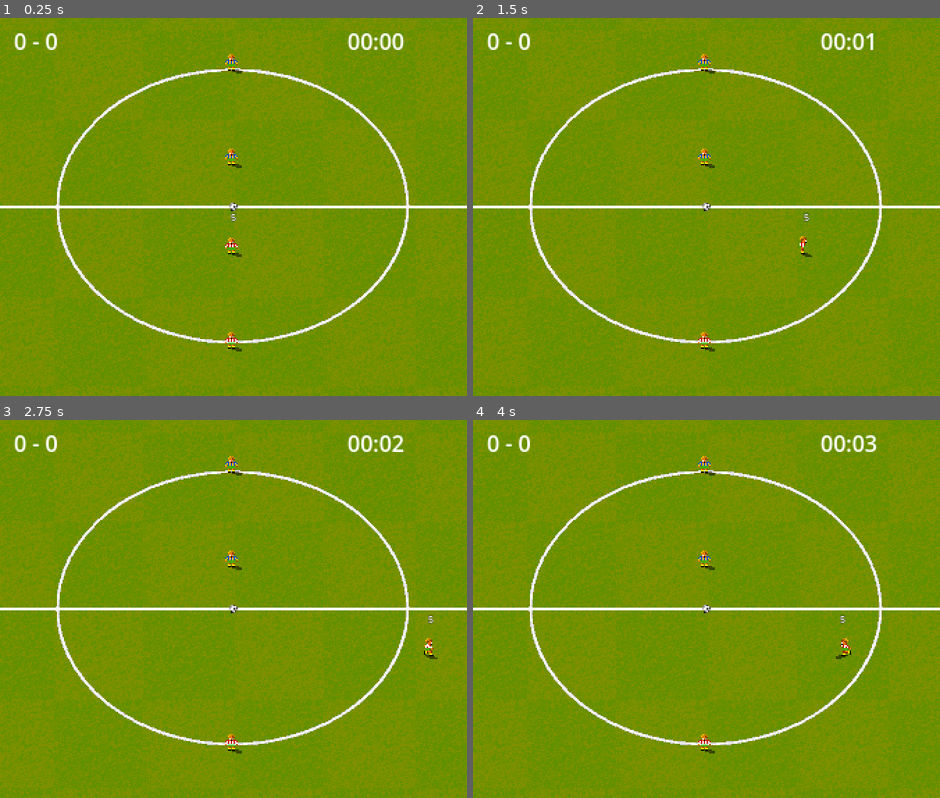
Above: before the commit, frames 1-4 (two rows, left to right).
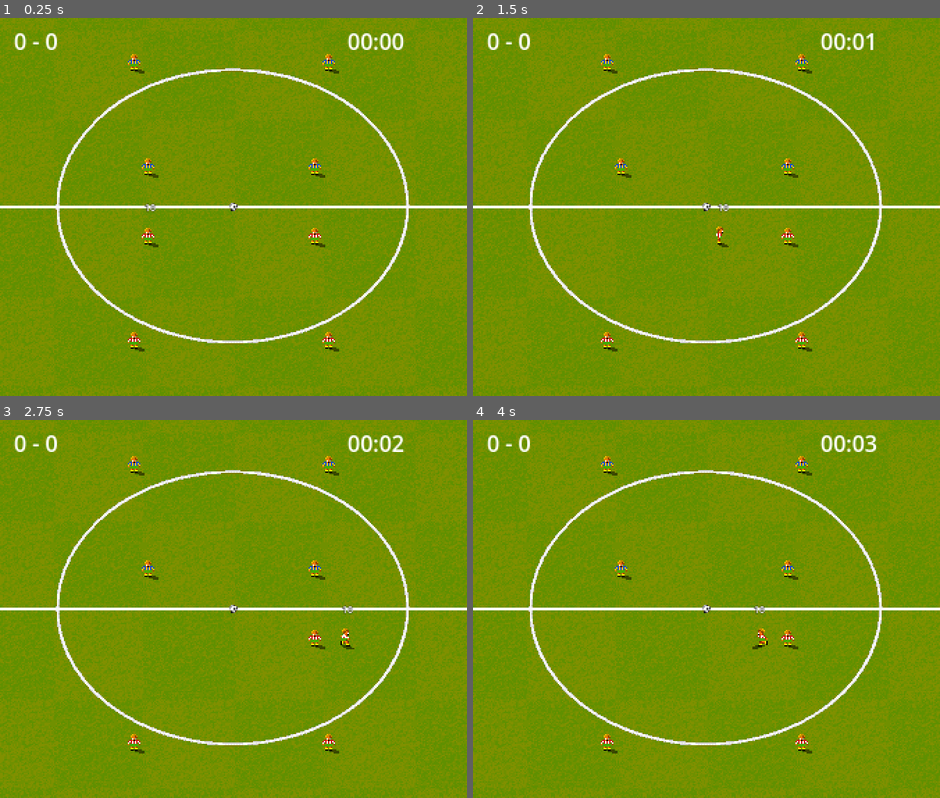
Above: after the commit, the same moments.

Repository: lord-nibbler-ohana/football-2-0
Game: Godot game, scene res://scenes/main.tscn
The game is run twice, just before and just after one commit, with the same random seed, the same clock (stepped at 60 frames per second) and the same inputs.
Inputs (mouse positions are in pixels of both pictures, inside the frame that each line leads up to):
- Up to frame 1 (0.25 s): no input
- Up to frame 2 (1.5 s): tap Enter at 0.5 s; move the mouse to (809, 188) at 0.52 s; hold Right (move_right) 0.53-1.25 s; hold Space (action_kick) 0.53-1.25 s; click (809, 188) at 0.67 s; drag from (613, 225) to (683, 282) at 1.27 s
- Up to frame 3 (2.75 s): tap Space (action_kick) at 2 s; move the mouse to (280, 525) at 2.02 s; hold Right (move_right) from 2.03 s (still down); tap Alt at 2.1 s
- Up to frame 4 (4 s): release Right (move_right) at 2.75 s; drag from (683, 684) to (566, 552) at 2.77 s; tap Enter at 3.5 s; move the mouse to (846, 665) at 3.52 s; hold Left (move_left) from 3.53 s (still down); hold 1 from 3.53 s (still down)

The runs differ from the first frame. In frame 1, 1.1% of the frame differs, in the area x 27-73%, y 9-89%; in frame 2, 1.0%; in frame 3, 1.1%; in frame 4, 1.1%.

Commit message:
Add 11v11 formation system with player roles for AI
Replace hardcoded 5-player positions with a FormationPure data class
providing 4 formations (4-4-2, 4-5-1, 4-3-3, 5-4-1) with 11 positions
each. Each position has a role enum (GK, CB, LB, RB, SW, LWB, RWB, DM,
CM, LM, RM, AM, LW, RW, CF, SS) that will drive AI behavior. Away team
positions are Y-mirrored from home. Formation is selectable per team via
an export enum in the editor.

Co-Authored-By: Claude Opus 4.6 (1M context) <noreply@anthropic.com>

Diff:
--- /dev/null
+++ b/scripts/formation_pure.gd
@@ -0,0 +1,142 @@
+class_name FormationPure
+extends RefCounted
+## Formation data — role definitions and position tables for each formation.
+## Pure logic class: no Node or scene tree dependencies.
+
+## Player roles — used by AI for positioning and decision-making.
+enum Role {
+	GOALKEEPER,
+	CENTER_BACK,
+	LEFT_BACK,
+	RIGHT_BACK,
+	SWEEPER,
+	LEFT_WING_BACK,
+	RIGHT_WING_BACK,
+	DEFENSIVE_MID,
+	CENTER_MID,
+	LEFT_MID,
+	RIGHT_MID,
+	ATTACKING_MID,
+	LEFT_WINGER,
+	RIGHT_WINGER,
+	CENTER_FORWARD,
+	SECOND_STRIKER,
+}
+
+## Formation identifiers.
+enum Formation {
+	F_4_4_2,
+	F_4_5_1,
+	F_4_3_3,
+	F_5_4_1,
+}
+
+## Home team formation positions (attacks upward, GK near bottom goal).
+## Each formation is an Array of 11 Dictionaries: { "role": Role, "position": Vector2 }.
+## Away positions are derived by mirroring Y around pitch center.
+const FORMATIONS := {
+	Formation.F_4_4_2: [
+		{"role": Role.GOALKEEPER, "position": Vector2(300, 660)},
+		{"role": Role.LEFT_BACK, "position": Vector2(100, 560)},
+		{"role": Role.CENTER_BACK, "position": Vector2(230, 560)},
+		{"role": Role.CENTER_BACK, "position": Vector2(370, 560)},
+		{"role": Role.RIGHT_BACK, "position": Vector2(500, 560)},
+		{"role": Role.LEFT_MID, "position": Vector2(100, 460)},
+		{"role": Role.CENTER_MID, "position": Vector2(230, 460)},
+		{"role": Role.CENTER_MID, "position": Vector2(370, 460)},
+		{"role": Role.RIGHT_MID, "position": Vector2(500, 460)},
+		{"role": Role.CENTER_FORWARD, "position": Vector2(240, 385)},
+		{"role": Role.SECOND_STRIKER, "position": Vector2(360, 385)},
+	],
+	Formation.F_4_5_1: [
+		{"role": Role.GOALKEEPER, "position": Vector2(300, 660)},
+		{"role": Role.LEFT_BACK, "position": Vector2(100, 560)},
+		{"role": Role.CENTER_BACK, "position": Vector2(230, 560)},
+		{"role": Role.CENTER_BACK, "position": Vector2(370, 560)},
+		{"role": Role.RIGHT_BACK, "position": Vector2(500, 560)},
+		{"role": Role.LEFT_MID, "position": Vector2(100, 450)},
+		{"role": Role.CENTER_MID, "position": Vector2(220, 470)},
+		{"role": Role.DEFENSIVE_MID, "position": Vector2(300, 490)},
+		{"role": Role.CENTER_MID, "position": Vector2(380, 470)},
+		{"role": Role.RIGHT_MID, "position": Vector2(500, 450)},
+		{"role": Role.CENTER_FORWARD, "position": Vector2(300, 385)},
+	],
+	Formation.F_4_3_3: [
+		{"role": Role.GOALKEEPER, "position": Vector2(300, 660)},
+		{"role": Role.LEFT_BACK, "position": Vector2(100, 560)},
+		{"role": Role.CENTER_BACK, "position": Vector2(230, 560)},
+		{"role": Role.CENTER_BACK, "position": Vector2(370, 560)},
+		{"role": Role.RIGHT_BACK, "position": Vector2(500, 560)},
+		{"role": Role.CENTER_MID, "position": Vector2(200, 465)},
+		{"role": Role.CENTER_MID, "position": Vector2(300, 475)},
+		{"role": Role.CENTER_MID, "position": Vector2(400, 465)},
+		{"role": Role.LEFT_WINGER, "position": Vector2(120, 390)},
+		{"role": Role.CENTER_FORWARD, "position": Vector2(300, 385)},
+		{"role": Role.RIGHT_WINGER, "position": Vector2(480, 390)},
+	],
+	Formation.F_5_4_1: [
+		{"role": Role.GOALKEEPER, "position": Vector2(300, 660)},
+		{"role": Role.LEFT_WING_BACK, "position": Vector2(80, 540)},
+		{"role": Role.CENTER_BACK, "position": Vector2(200, 570)},
+		{"role": Role.SWEEPER, "position": Vector2(300, 590)},
+		{"role": Role.CENTER_BACK, "position": Vector2(400, 570)},
+		{"role": Role.RIGHT_WING_BACK, "position": Vector2(520, 540)},
+		{"role": Role.LEFT_MID, "position": Vector2(130, 450)},
+		{"role": Role.CENTER_MID, "position": Vector2(240, 460)},
+		{"role": Role.CENTER_MID, "position": Vector2(360, 460)},
+		{"role": Role.RIGHT_MID, "position": Vector2(470, 450)},
+		{"role": Role.CENTER_FORWARD, "position": Vector2(300, 385)},
+	],
+}
+
+## Short display names for each role.
+const ROLE_NAMES := {
+	Role.GOALKEEPER: "GK",
+	Role.CENTER_BACK: "CB",
+	Role.LEFT_BACK: "LB",
+	Role.RIGHT_BACK: "RB",
+	Role.SWEEPER: "SW",
+	Role.LEFT_WING_BACK: "LWB",
+	Role.RIGHT_WING_BACK: "RWB",
+	Role.DEFENSIVE_MID: "DM",
+	Role.CENTER_MID: "CM",
+	Role.LEFT_MID: "LM",
+	Role.RIGHT_MID: "RM",
+	Role.ATTACKING_MID: "AM",
+	Role.LEFT_WINGER: "LW",
+	Role.RIGHT_WINGER: "RW",
+	Role.CENTER_FORWARD: "CF",
+	Role.SECOND_STRIKER: "SS",
+}
+
+
+## Get home team positions for a formation (11 slots).
+static func get_positions(formation: int) -> Array:
+	return FORMATIONS[formation]
+
+
+## Get away team positions (Y-mirrored around pitch center).
+static func get_away_positions(formation: int) -> Array:
+	var home: Array = FORMATIONS[formation]
+	var away: Array = []
+	for slot in home:
+		away.append({
+			"role": slot["role"],
+			"position": _mirror_y(slot["position"]),
+		})
+	return away
+
+
+## Mirror a position across the horizontal center line.
+static func _mirror_y(pos: Vector2) -> Vector2:
+	return Vector2(pos.x, PitchGeometry.CENTER_Y * 2.0 - pos.y)
+
+
+## Returns true if the role is a goalkeeper.
+static func is_goalkeeper_role(role: int) -> bool:
+	return role == Role.GOALKEEPER
+
+
+## Get the short display name for a role.
+static func role_name(role: int) -> String:
+	return ROLE_NAMES.get(role, "??")
--- a/scripts/match.gd
+++ b/scripts/match.gd
@@ -61,9 +61,9 @@
 		player.is_human_controlled = false
 		player.is_selected = false
 
-	# Select the home forward (last spawned = FWD) as human-controlled
+	# Select the home center forward as human-controlled
 	if home_players.size() > 0:
-		selected_player = home_players[home_players.size() - 1]  # Last = FWD
+		selected_player = _find_forward(home_players)
 		selected_player.is_human_controlled = true
 		selected_player.is_selected = true
 
@@ -206,3 +206,11 @@
 func start_match() -> void:
 	match_state.start_play()
 	_update_scoreboard()
+
+
+## Find the center forward in a player list (fallback: last player).
+func _find_forward(players: Array) -> CharacterBody2D:
+	for player in players:
+		if player.role == FormationPure.Role.CENTER_FORWARD:
+			return player
+	return players[players.size() - 1]
--- a/scripts/player_controller.gd
+++ b/scripts/player_controller.gd
@@ -17,6 +17,7 @@
 ## Team and role metadata (set by team.gd on spawn).
 var team_id: int = 0
 var is_goalkeeper: bool = false
+var role: int = FormationPure.Role.CENTER_MID
 
 ## Jersey number (set by team.gd on spawn).
 var jersey_number: int = 0
--- a/scripts/team.gd
+++ b/scripts/team.gd
@@ -3,26 +3,9 @@
 
 const PLAYER_SCENE := preload("res://scenes/player.tscn")
 
-## 5v5 formation positions for each team half.
-## Vertical pitch: home at bottom (attacks upward), away at top (attacks downward).
-## Positions derived from PitchGeometry: playing area 520×640, margins 40×40.
-const HOME_POSITIONS: Array[Vector2] = [
-	Vector2(300, 600),   # GK — near bottom goal
-	Vector2(220, 545),   # DEF (left)
-	Vector2(380, 545),   # DEF (right)
-	Vector2(300, 460),   # MID
-	Vector2(300, 392),   # FWD — near center
-]
-const AWAY_POSITIONS: Array[Vector2] = [
-	Vector2(300, 120),   # GK — near top goal
-	Vector2(220, 175),   # DEF (left)
-	Vector2(380, 175),   # DEF (right)
-	Vector2(300, 260),   # MID
-	Vector2(300, 328),   # FWD — near center
-]
-
 @export var team_name: String = ""
 @export var is_home: bool = true
+@export_enum("4-4-2", "4-5-1", "4-3-3", "5-4-1") var formation: int = 0
 
 ## Kit configuration.
 @export var team_id: int = 0
@@ -50,16 +33,21 @@
 
 ## Spawn player instances at formation positions.
 func _spawn_players() -> void:
-	var positions: Array[Vector2] = HOME_POSITIONS if is_home else AWAY_POSITIONS
-	## Jersey numbers: GK=1, DEF=2,3, MID=4, FWD=5 (matching position order).
-	var jersey_numbers: Array[int] = [1, 2, 3, 4, 5]
-	for i in range(positions.size()):
+	var slots: Array
+	if is_home:
+		slots = FormationPure.get_positions(formation)
+	else:
+		slots = FormationPure.get_away_positions(formation)
+
+	for i in range(slots.size()):
+		var slot: Dictionary = slots[i]
 		var player: CharacterBody2D = PLAYER_SCENE.instantiate()
-		player.position = positions[i]
-		player.formation_position = positions[i]
+		player.position = slot["position"]
+		player.formation_position = slot["position"]
 		player.team_id = team_id
-		player.is_goalkeeper = (i == 0)
-		player.jersey_number = jersey_numbers[i]
+		player.role = slot["role"]
+		player.is_goalkeeper = FormationPure.is_goalkeeper_role(slot["role"])
+		player.jersey_number = i + 1
 		add_child(player)
 
 
Not shown, added: scripts/formation_pure.gd.uid
